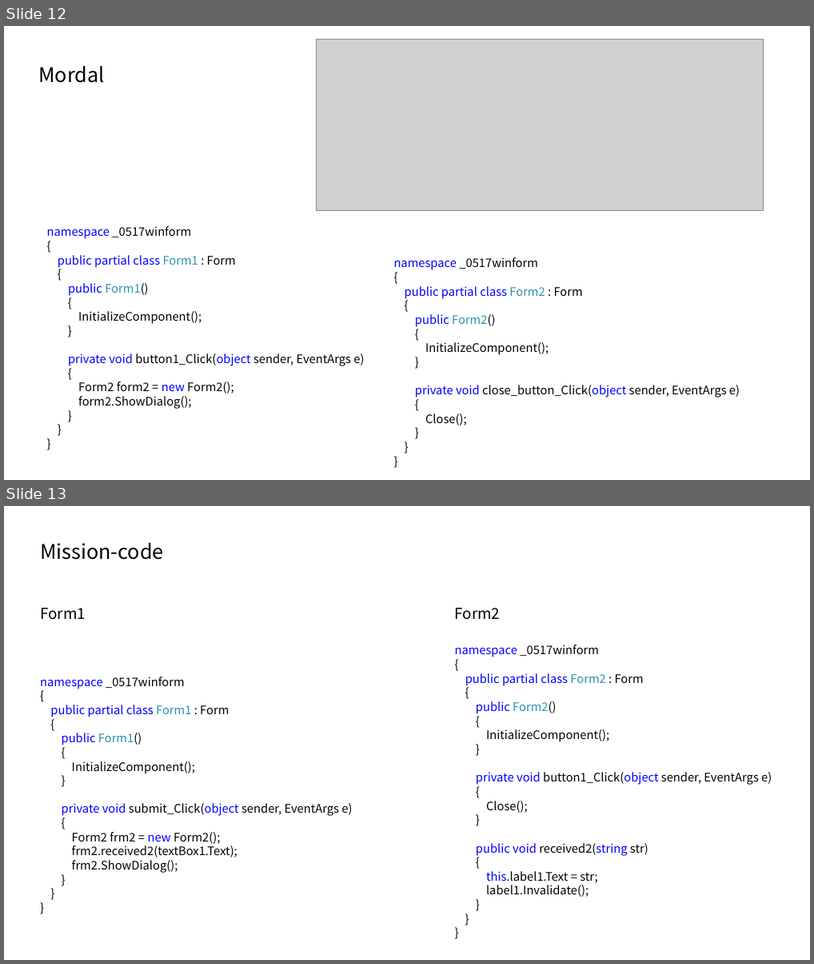
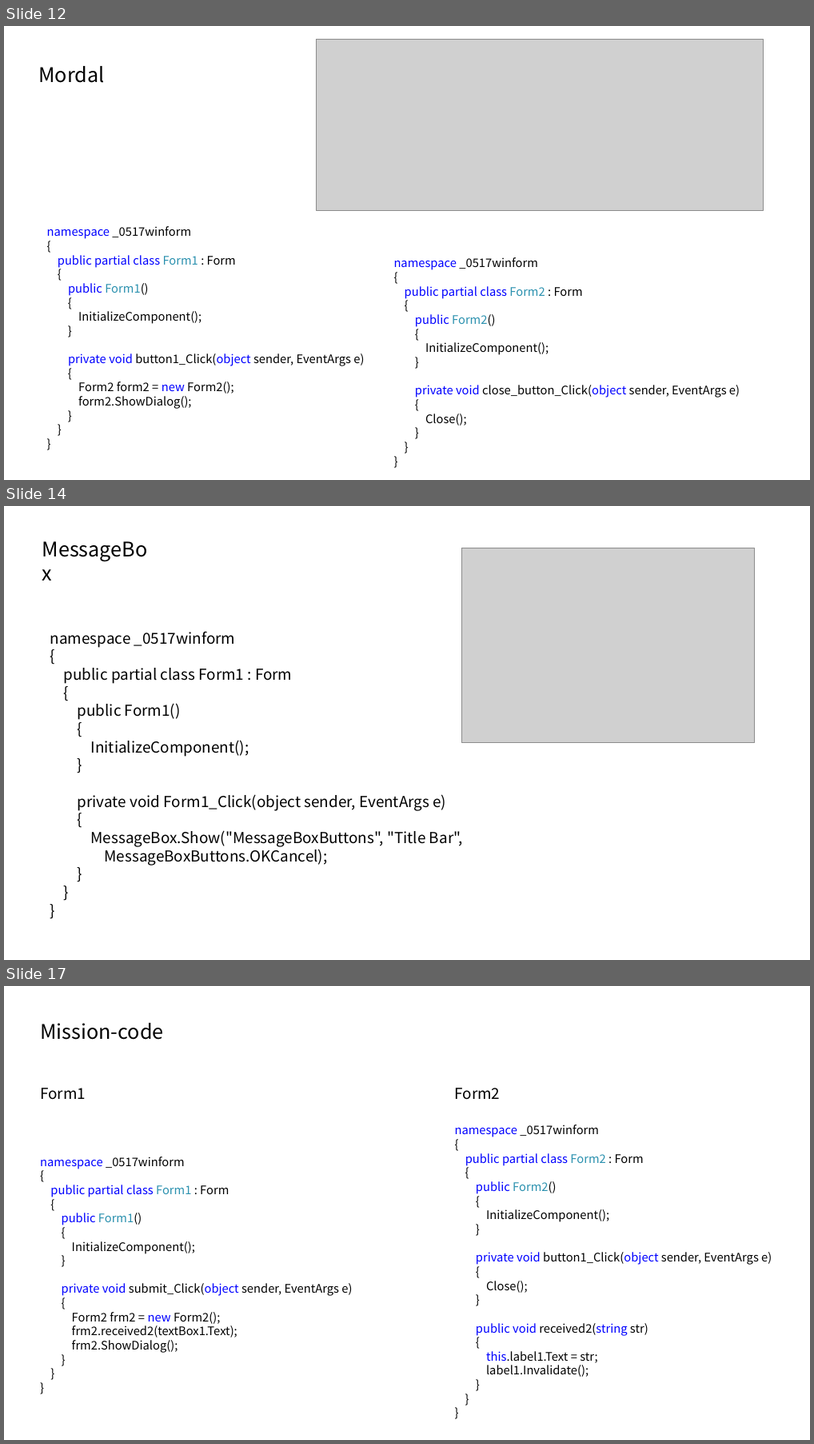
Before and after one commit to ks2019875071/CSharp, a slide deck: 0517/20210517_객체지향_winform.pptx. Shown one above the other, each under a label of ours: slides 12 and 13 before the commit, slides 12, 14 and 17 after it; the slides between them are not shown. The pictures are 814x964 and 814x1444 pixels, drawn with LibreOffice and Linux fonts; fonts in the diff are those of the drawing; grey boxes stand for pictures. Boxes give left, top, right and bottom in pixels: in the first picture for what was removed or moved away, otherwise in the second. Text is boxed around its words. In the diff, an @@ line names an element or a change of style, - is before the commit and + after.

```diff
--- a/0517/20210517_객체지향_winform.pptx
+++ b/0517/20210517_객체지향_winform.pptx
@@ slide 14 added at box(4, 506, 810, 960), background #FFFFFF @@
@@ text added at box(36, 534, 162, 564), 24 pt, text #000000 @@
+MessageBox
@@ picture added at box(462, 548, 754, 743) @@
@@ text added at box(50, 631, 463, 865), 18 pt, text #000000 @@
+namespace _0517winform
+{
+public partial class Form1 : Form
+{
+public Form1()
+{
+InitializeComponent();
+}
+private void Form1_Click(object sender, EventArgs e)
+{
+MessageBox.Show("MessageBoxButtons", "Title Bar",
+MessageBoxButtons.OKCancel);
+}
+}
+}
@@ what was slide 13 is now slide 17 @@
```
Also in this commit, not shown: 3 other slides added.
